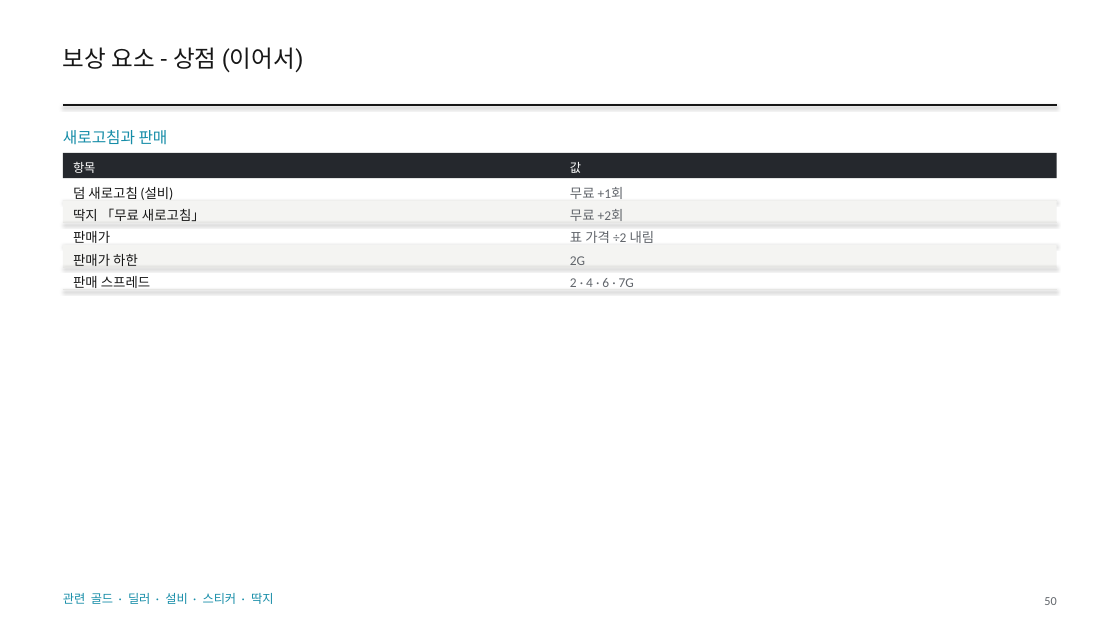
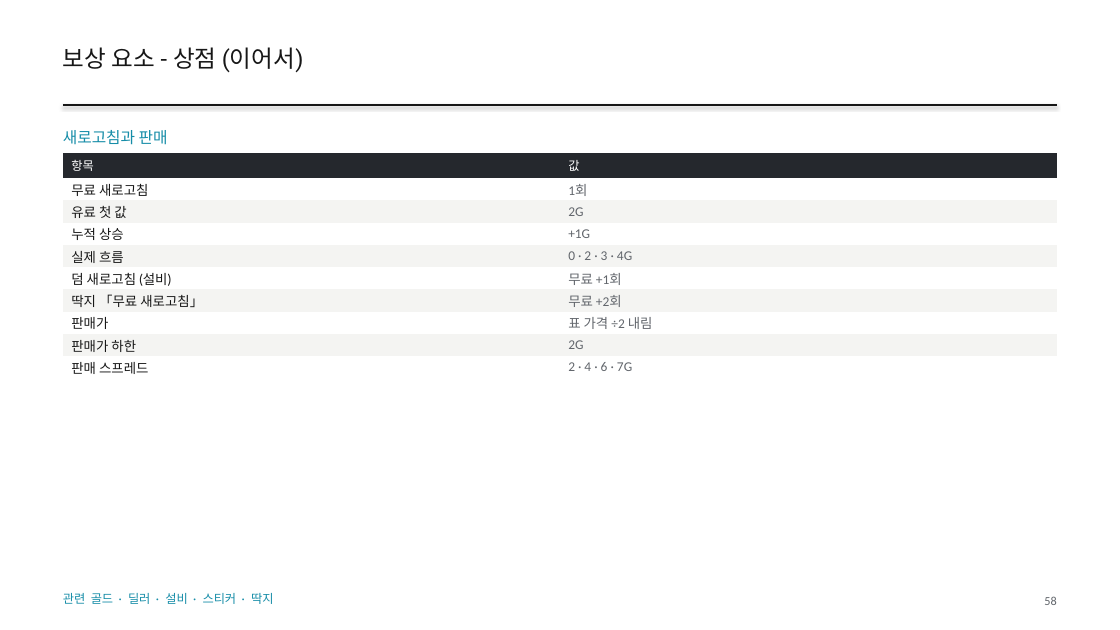
Before and after one commit to GGbong69/test-03, a slide deck: slide 58 of docs/HIGHTONE_기획서.pptx (slide 50 before the commit). Drawn at 1120x630 pixels with LibreOffice and Linux fonts; fonts in the diff are those of the drawing. Boxes give left, top, right and bottom in pixels: in the first picture for what was removed or moved away, otherwise in the second. Text is boxed around its words. In the diff, an @@ line names an element or a change of style, - is before the commit and + after.

```diff
--- a/docs/HIGHTONE_기획서.pptx
+++ b/docs/HIGHTONE_기획서.pptx
@@ rectangle removed at [63, 153, 1057, 178] @@
@@ table added at [63, 153, 1058, 379], 10 rows, 2 columns @@
+항목 | 값
+무료 새로고침 | 1회
+유료 첫 값 | 2G
+누적 상승 | +1G
+실제 흐름 | 0 · 2 · 3 · 4G
+덤 새로고침 (설비) | 무료 +1회
+딱지 「무료 새로고침」 | 무료 +2회
+판매가 | 표 가격 ÷2 내림
+판매가 하한 | 2G
+판매 스프레드 | 2 · 4 · 6 · 7G
@@ text removed at [73, 162, 95, 173] @@
-항목
@@ text removed at [570, 162, 581, 173] @@
-값
@@ line removed from (63, 200) to (1057, 200) @@
@@ rectangle removed at [63, 200, 1057, 223] @@
@@ text removed at [73, 187, 173, 200] @@
-덤 새로고침 (설비)
@@ text removed at [73, 208, 205, 221] @@
-딱지 「무료 새로고침」
@@ text removed at [570, 187, 624, 199] @@
-무료 +1회
@@ text removed at [570, 209, 624, 221] @@
-무료 +2회
@@ line removed from (63, 223) to (1057, 223) @@
@@ text removed at [73, 231, 110, 243] @@
-판매가
@@ text removed at [570, 231, 655, 243] @@
-표 가격 ÷2 내림
@@ line removed from (63, 245) to (1057, 245) @@
@@ rectangle removed at [63, 245, 1057, 268] @@
@@ line removed from (63, 267) to (1057, 267) @@
@@ text removed at [73, 254, 138, 266] @@
-판매가 하한
@@ text removed at [570, 256, 585, 265] @@
-2G
@@ line removed from (63, 289) to (1057, 289) @@
@@ text removed at [73, 276, 150, 288] @@
-판매 스프레드
@@ text removed at [570, 278, 634, 287] @@
-2 · 4 · 6 · 7G
```
Also in this commit, not shown: 81 other slides changed, 11 slides added, 3 slides removed, 3 other files.
